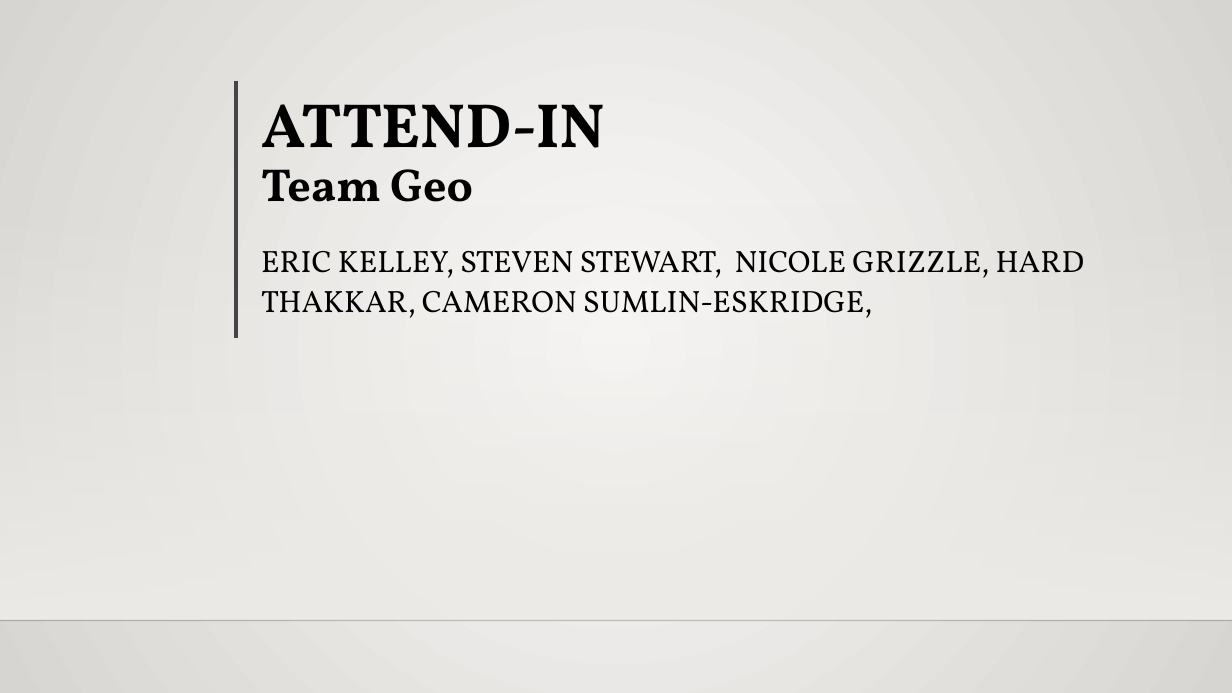
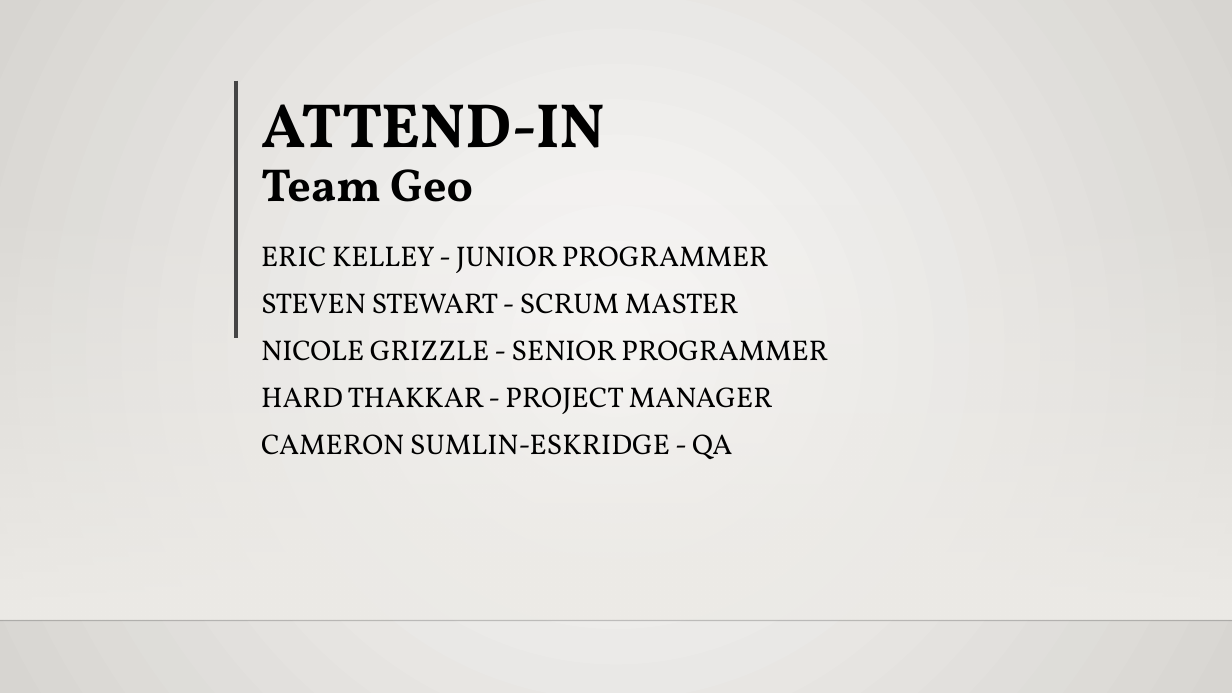
Before and after one commit to StewartSteven/Attend-In, a slide deck: slide 1 of FINAL_ATTEND-IN_Sprint_3 (2).pptx. Drawn at 1232x693 pixels with LibreOffice and Linux fonts; fonts in the diff are those of the drawing; background and template pictures are left out. Boxes give left, top, right and bottom in pixels: in the first picture for what was removed or moved away, otherwise in the second. Text is boxed around its words. In the diff, an @@ line names an element or a change of style, - is before the commit and + after.

```diff
--- a/FINAL_ATTEND-IN_Sprint_3 (2).pptx
+++ b/FINAL_ATTEND-IN_Sprint_3 (2).pptx
@@ subtitle at <box>261,246,828,459</box>: text changed; size 24 to 22.2 pt @@
-ERIC KELLEY, STEVEN STEWART, NICOLE GRIZZLE, HARD THAKKAR, CAMERON SUMLIN-ESKRIDGE,
+ERIC KELLEY - JUNIOR PROGRAMMER
+STEVEN STEWART - SCRUM MASTER
+NICOLE GRIZZLE - SENIOR PROGRAMMER
+HARD THAKKAR - PROJECT MANAGER
+CAMERON SUMLIN-ESKRIDGE - QA
```
